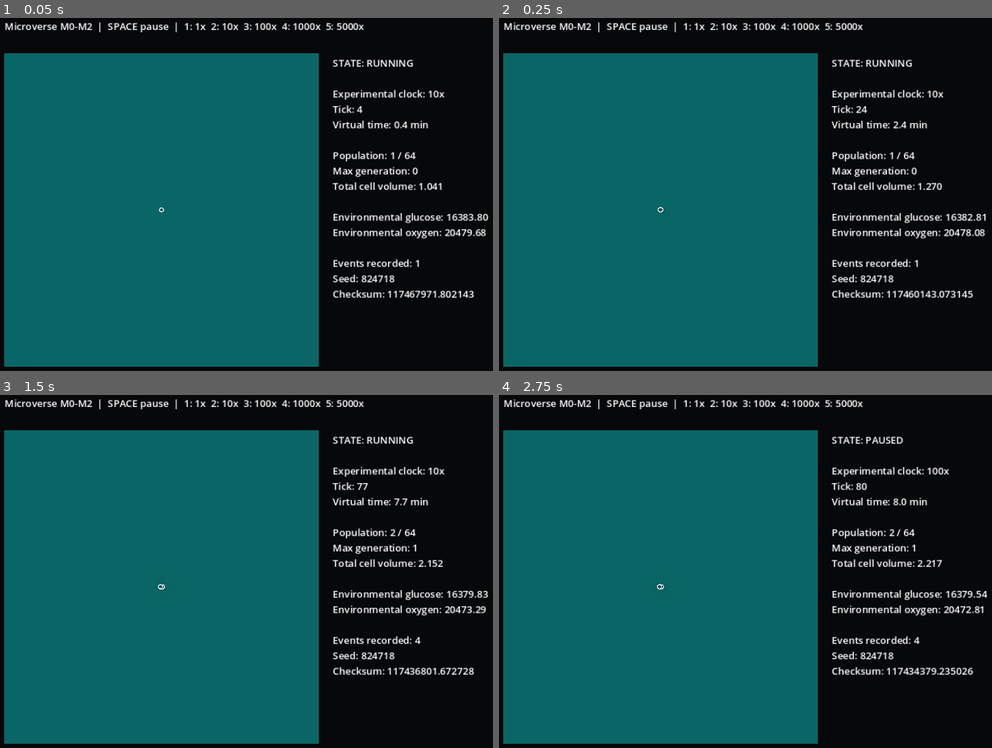
Above: before the commit, frames 1-4 (two rows, left to right).
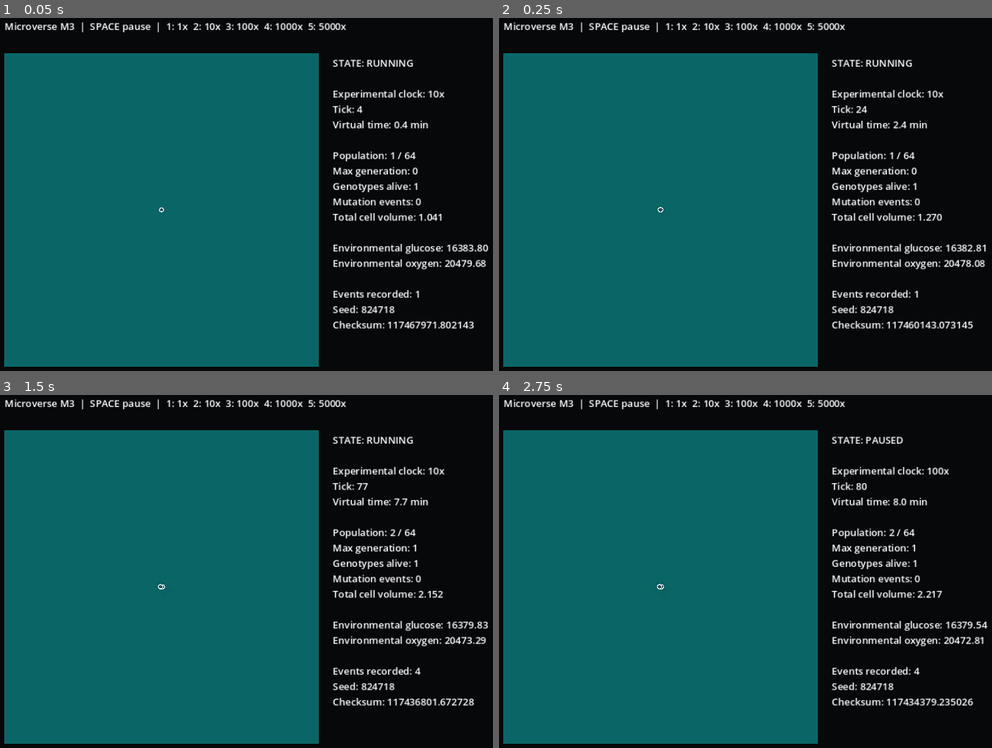
Above: after the commit, the same moments.

Repository: Feynman26/Microverse
Game: Godot game, scene res://src/ui/main.tscn
Same seed, same stepped clock (60 frames per second), same inputs: the game is played once before the commit and once after it.
Inputs:
- Up to frame 1 (0.05 s): no input
- Up to frame 2 (0.25 s): no input
- Up to frame 3 (1.5 s): tap Enter at 0.5 s; tap 1 at 0.6 s; tap Space at 0.77, 1.25 s; tap 2 at 1.35 s
- Up to frame 4 (2.75 s): tap Space at 1.52 s; tap Enter at 2 s; tap 3 at 2.1 s

The runs differ from the first frame. In frame 1, 4.1% of the frame differs, in the area x 14-100%, y 1-89%; in frame 2, 4.1%; in frame 3, 4.1%; in frame 4, 4.1%.

Commit message:
feat: expose M3 genotype diversity and mutations

Diff:
--- a/src/ui/main.gd
+++ b/src/ui/main.gd
@@ -73,12 +73,12 @@
 func _create_labels() -> void:
 	_status_label = Label.new()
 	_status_label.position = Vector2(555.0, 75.0)
-	_status_label.size = Vector2(340.0, 360.0)
+	_status_label.size = Vector2(340.0, 420.0)
 	add_child(_status_label)
 
 	_help_label = Label.new()
 	_help_label.position = Vector2(20.0, 15.0)
-	_help_label.text = "Microverse M0-M2  |  SPACE pause  |  1: 1x  2: 10x  3: 100x  4: 1000x  5: 5000x"
+	_help_label.text = "Microverse M3  |  SPACE pause  |  1: 1x  2: 10x  3: 100x  4: 1000x  5: 5000x"
 	add_child(_help_label)
 
 func _update_status() -> void:
@@ -92,6 +92,8 @@
 		+ "Virtual time: %.1f min\n\n" % simulation.simulation_time_min
 		+ "Population: %d / %d\n" % [simulation.population_size(), simulation.config.max_cells]
 		+ "Max generation: %d\n" % simulation.maximum_generation()
+		+ "Genotypes alive: %d\n" % simulation.genotype_count()
+		+ "Mutation events: %d\n" % simulation.mutation_event_count()
 		+ "Total cell volume: %.3f\n\n" % simulation.total_cell_volume()
 		+ "Environmental glucose: %.2f\n" % glucose_total
 		+ "Environmental oxygen: %.2f\n\n" % oxygen_total
